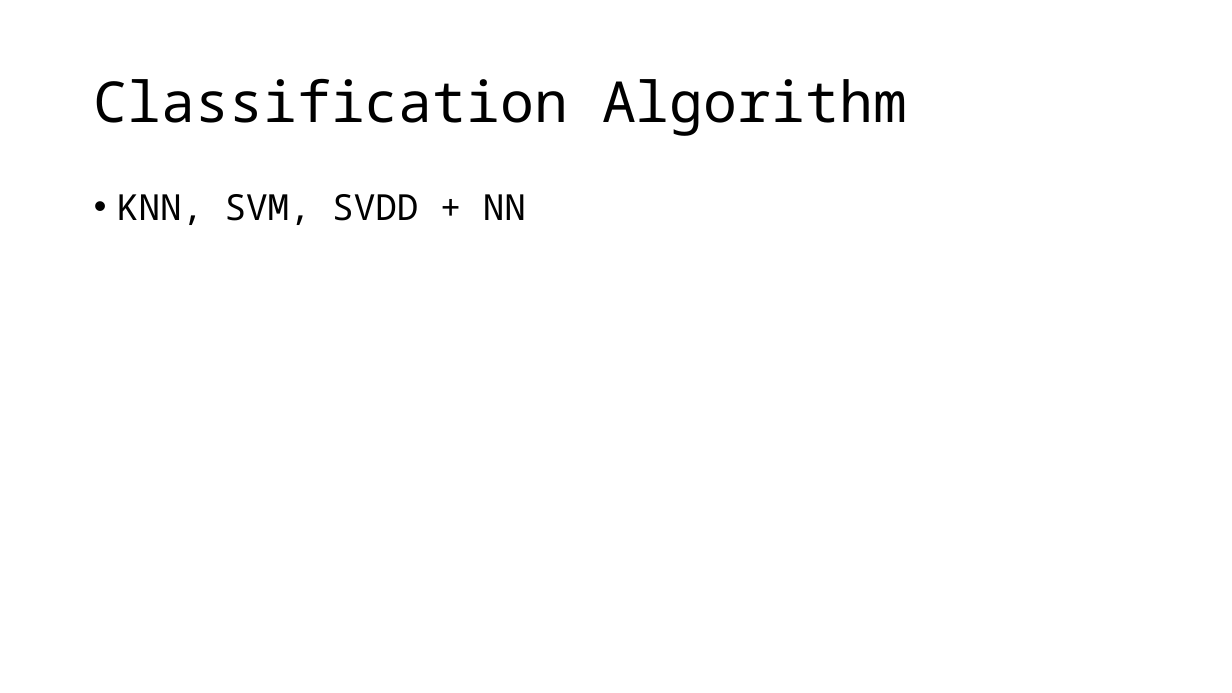
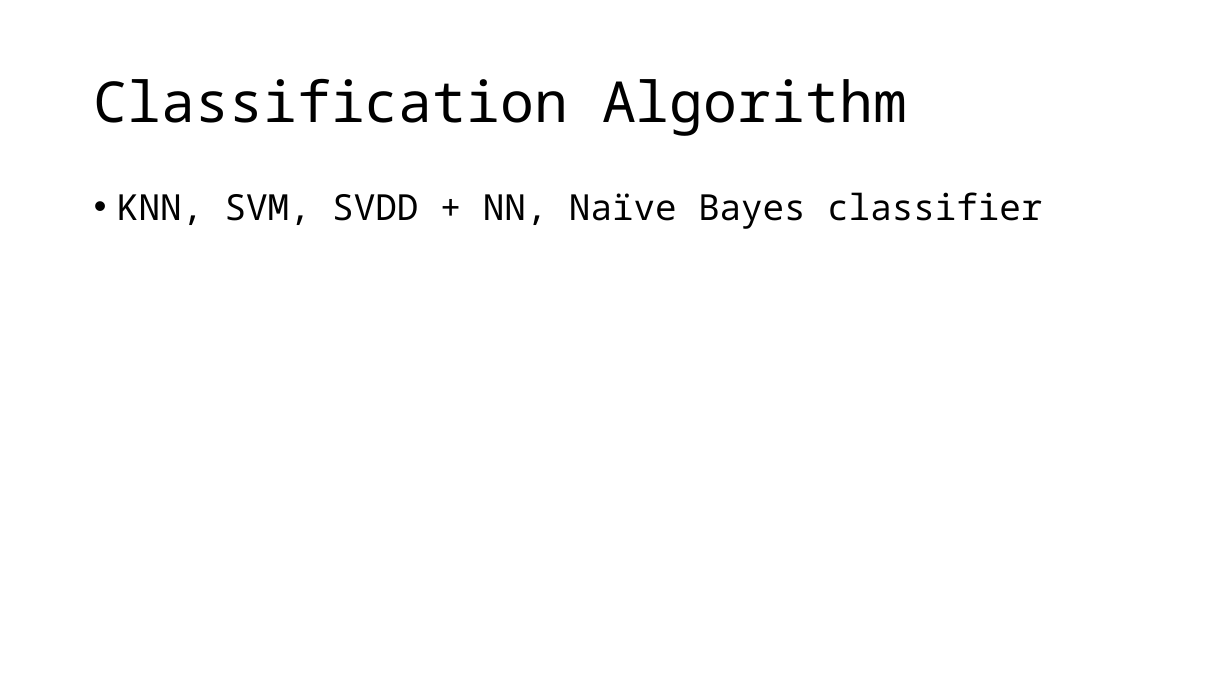
Before and after one commit to OEmiliatanO/CSE_data_mining, a slide deck: slide 6 of final/ppt/第八組.pptx. Drawn at 1232x693 pixels with LibreOffice and Linux fonts; fonts in the diff are those of the drawing. Boxes give left, top, right and bottom in pixels: in the first picture for what was removed or moved away, otherwise in the second. Text is boxed around its words. In the diff, an @@ line names an element or a change of style, - is before the commit and + after.

```diff
--- a/final/ppt/第八組.pptx
+++ b/final/ppt/第八組.pptx
@@ text at bbox=[117, 192, 1042, 229]: text changed @@
-• KNN, SVM, SVDD + NN
+• KNN, SVM, SVDD + NN, Naïve Bayes classifier
```
Also in this commit, not shown: 3 other slides changed, 11 slides added, 9 slides removed.
